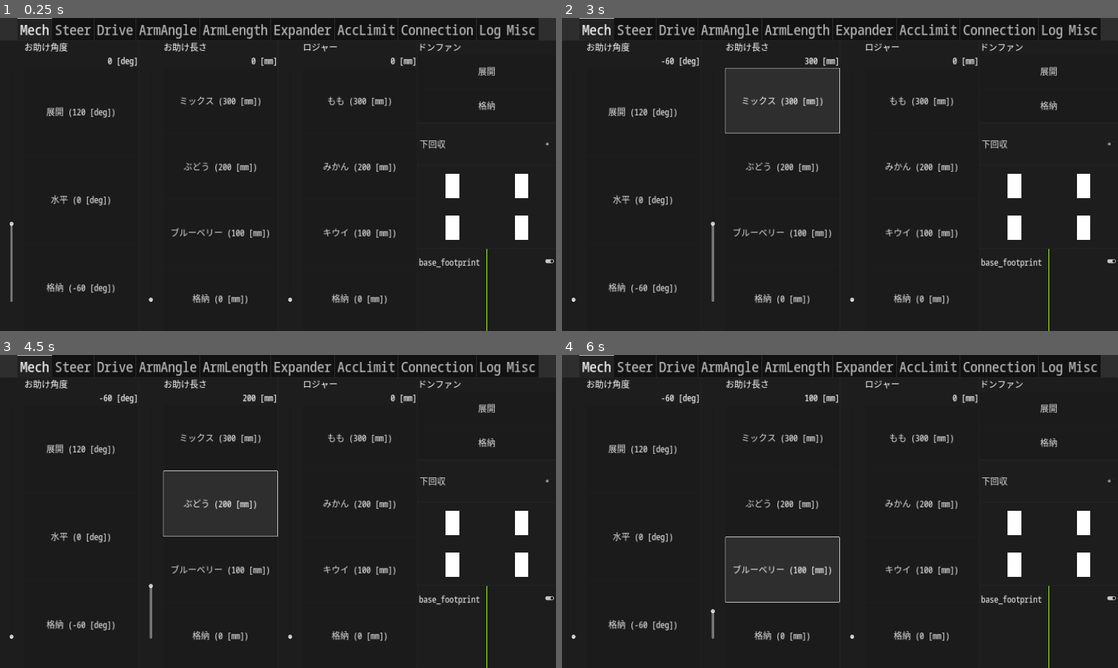
Above: before the commit, frames 1-4 (two rows, left to right).
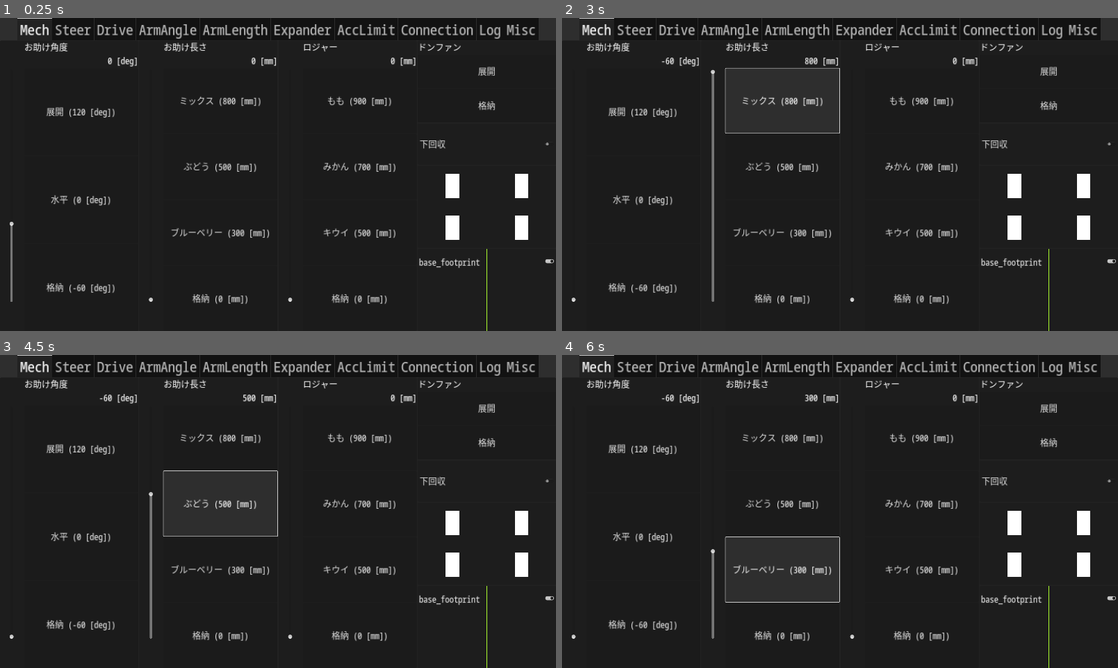
Above: after the commit, the same moments.

Repository: omuct-robotclub/nhk2023-team-a-controller
Game: Godot game, scene res://controls/controller.tscn
Same seed, same stepped clock (60 frames per second), same inputs: the game is played once before the commit and once after it.
Inputs (mouse positions are in pixels of both pictures, inside the frame that each line leads up to):
- Up to frame 1 (0.25 s): no input
- Up to frame 2 (3 s): click "展開 (120 [deg])" at 0.5 s; click "水平 (0 [deg])" at 1.25 s; click "格納 (-60 [deg])" at 2 s; click (784, 99) at 2.75 s, where only the run before the commit has a clickable "ミックス (300 [mm])"
- Up to frame 3 (4.5 s): click (222, 436) at 3.5 s, where only the run after the commit has a clickable "ミックス (800 [mm])"; click (222, 505) at 4.25 s, where only the run before the commit has a clickable "ぶどう (200 [mm])"
- Up to frame 4 (6 s): click (784, 505) at 5 s, where only the run after the commit has a clickable "ぶどう (500 [mm])"; click (784, 570) at 5.75 s, where only the run before the commit has a clickable "ブルーベリー (100 [mm])"

The runs differ from the first frame. In frame 1, less than 0.1% of the frame differs, in the area x 39-66%, y 25-70%; in frame 2, 0.3%, in the area x 26-66%, y 12-70%; in frame 3, 0.2%; in frame 4, 0.2%.

Commit message:
tweak some parameters

Diff:
--- a/controls/controller.tscn
+++ b/controls/controller.tscn
@@ -97,9 +97,9 @@
 display_name = "お助け長さ"
 save_name = "arm_length"
 button_name_format = "%s (%0.0f [mm])"
-max_value = 900.0
+max_value = 800.0
 preset_names = Array[String](["ミックス", "ぶどう", "ブルーベリー", "格納"])
-preset_values = Array[float]([300.0, 200.0, 100.0, 0.0])
+preset_values = Array[float]([800.0, 500.0, 300.0, 0.0])
 
 [node name="ExpanderController" type="Panel" parent="MarginContainer/MainController/TabContainer/Mech"]
 layout_mode = 2
@@ -120,7 +120,7 @@
 button_name_format = "%s (%0.0f [mm])"
 max_value = 900.0
 preset_names = Array[String](["もも", "みかん", "キウイ", "格納"])
-preset_values = Array[float]([300.0, 200.0, 100.0, 0.0])
+preset_values = Array[float]([900.0, 700.0, 500.0, 0.0])
 
 [node name="VBoxContainer" type="VBoxContainer" parent="MarginContainer/MainController/TabContainer/Mech"]
 layout_mode = 2
@@ -281,6 +281,12 @@
 node_name = "/can_bridge"
 parameter_base = "arm_angle"
 
+[node name="Min" parent="MarginContainer/MainController/TabContainer/ArmAngle/ArmAngleGainController" index="4"]
+min_value = -1.0
+
+[node name="Max" parent="MarginContainer/MainController/TabContainer/ArmAngle/ArmAngleGainController" index="5"]
+max_value = 1.0
+
 [node name="ArmLength" type="Panel" parent="MarginContainer/MainController/TabContainer"]
 visible = false
 layout_mode = 2
@@ -292,6 +298,12 @@
 node_name = "/can_bridge"
 parameter_base = "arm_length"
 
+[node name="Min" parent="MarginContainer/MainController/TabContainer/ArmLength/ArmLengthGainController" index="4"]
+min_value = -1.0
+
+[node name="Max" parent="MarginContainer/MainController/TabContainer/ArmLength/ArmLengthGainController" index="5"]
+max_value = 1.0
+
 [node name="Expander" type="Panel" parent="MarginContainer/MainController/TabContainer"]
 visible = false
 layout_mode = 2
@@ -302,6 +314,12 @@
 display_name = "Expander"
 node_name = "/can_bridge"
 parameter_base = "expander"
+
+[node name="Min" parent="MarginContainer/MainController/TabContainer/Expander/ExpanderGainController" index="4"]
+min_value = -1.0
+
+[node name="Max" parent="MarginContainer/MainController/TabContainer/Expander/ExpanderGainController" index="5"]
+max_value = 1.0
 
 [node name="AccLimit" type="Panel" parent="MarginContainer/MainController/TabContainer"]
 visible = false
@@ -380,3 +398,6 @@
 script = ExtResource("19_57jgw")
 
 [editable path="MarginContainer/MainController/TabContainer/Steer/SteerGainController"]
+[editable path="MarginContainer/MainController/TabContainer/ArmAngle/ArmAngleGainController"]
+[editable path="MarginContainer/MainController/TabContainer/ArmLength/ArmLengthGainController"]
+[editable path="MarginContainer/MainController/TabContainer/Expander/ExpanderGainController"]
